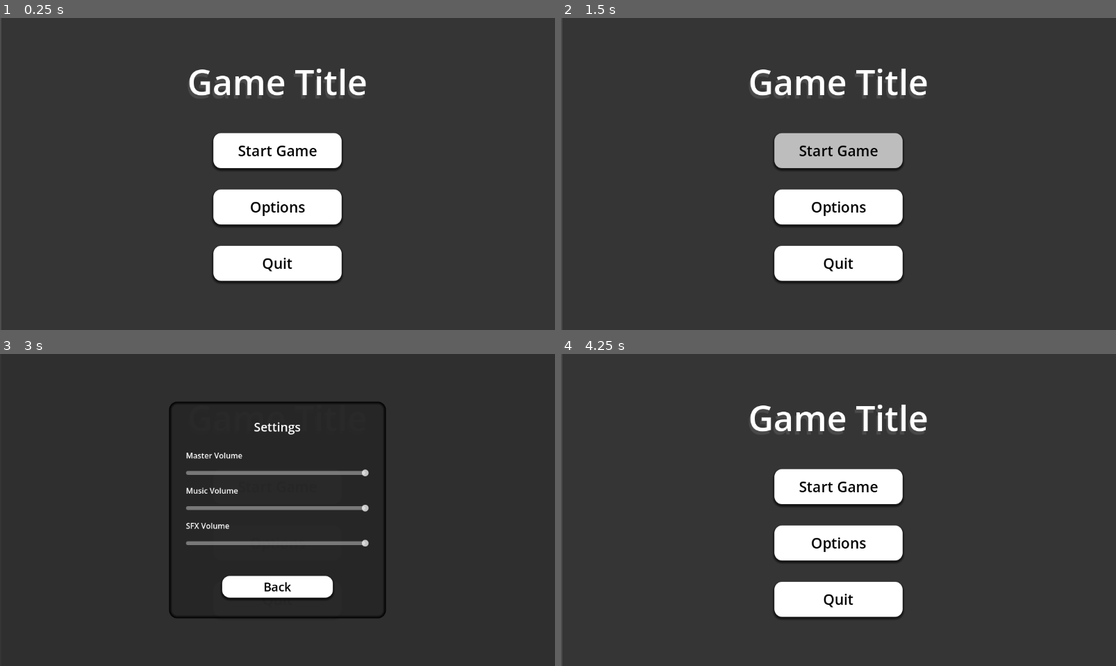
Above: before the commit, frames 1-4 (two rows, left to right).
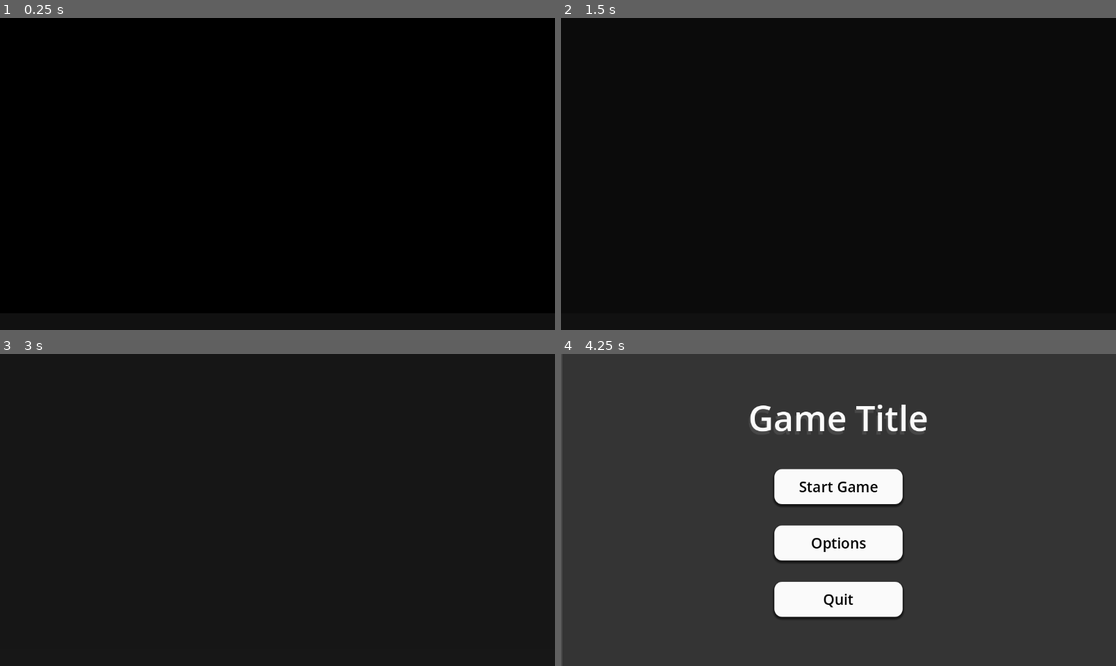
Above: after the commit, the same moments.

Repository: kylekolp/GMTKGameJam2026
Game: Godot game, scene res://src/core/MainGame.tscn
Same seed, same stepped clock (60 frames per second), same inputs: the game is played once before the commit and once after it. Video files are missing from this copy of the repository; at most half a second of black plays in their place.
Inputs (mouse positions are in pixels of both pictures, inside the frame that each line leads up to):
- Up to frame 1 (0.25 s): no input
- Up to frame 2 (1.5 s): click "Start Game" at 0.5 s; click "Start Game" at 1.25 s
- Up to frame 3 (3 s): click "Start Game" at 2 s; click "Options" at 2.75 s
- Up to frame 4 (4.25 s): click (838, 588) at 3.5 s, where only the run before the commit has a clickable "Back"

The runs differ from the first frame. In frame 1, 99% of the frame differs, in the area x 0-100%, y 0-100%; in frame 2, 99%; in frame 3, 70%; in frame 4, less than 0.1%.
Error after the commit: Parse Error: Could not find type "Particle_DamageNumber" in the current scope. (res://src/ui/Menu/Menu_Main.gd:3)

Commit message:
Added game intro
Added the game intro video and transition into the main menu

Diff:
--- a/project.godot
+++ b/project.godot
@@ -34,6 +34,7 @@
 [file_customization]
 
 folder_colors={
+"res://Assets/Debug/": "yellow",
 "res://src/debug/": "yellow"
 }
 
--- /dev/null
+++ b/src/core/Intro.gd
@@ -0,0 +1,63 @@
+extends Control
+
+@export var FarmSoftPlayer : VideoStreamPlayer
+@export var GMTKPlayer : VideoStreamPlayer
+
+@export var TransitionPanel : ColorRect
+@export var BackgroundPanel : ColorRect
+
+var transitionTime : float = .75
+var transitionTime2 : float = .6
+
+var FarmSoftColor : Color = Color("111111ff") # or 11111100 without opacity
+var GMTKColorOpac : Color = Color("17171700") # GMTK With Opacity at 0
+var GMTKColorStart : Color = Color("111111ff") # or 17171700 without opacity
+var GMTKColor : Color = Color("171717") # or 17171700 without opacity
+
+func _ready() -> void:
+	BackgroundPanel.color = FarmSoftColor
+	TransitionPanel.color = FarmSoftColor
+	TransitionPanel.color.a = 0.0
+	await get_tree().process_frame
+	PlayFarmSoftIntro()
+	##PlayGMTKIntro()
+#
+func PlayFarmSoftIntro() -> void:
+	#transitionPanel.modulate.a = 0.0 #Set Opacity to 0
+	FarmSoftPlayer.visible = true
+	FarmSoftPlayer.play()
+	#
+func _on_FarmSoft_video_stream_player_finished() -> void:
+	FadeAndTransitionToGMTK()
+
+func FadeAndTransitionToGMTK() -> void:
+	await get_tree().create_timer(.5).timeout
+	var fadeToBlackTween : Tween = create_tween()
+	fadeToBlackTween.tween_property(TransitionPanel, "color:a", 1.0, transitionTime)
+	fadeToBlackTween.finished.connect(PlayGMTKIntro) #Tween the opacity as well and queue free when its finished
+
+func PlayGMTKIntro() -> void:
+	TransitionPanel.color = GMTKColorOpac
+	FarmSoftPlayer.queue_free()
+	GMTKPlayer.visible = true
+	await get_tree().process_frame
+	GMTKPlayer.play()
+	var fadeToBlackTween : Tween = create_tween().set_ease(Tween.EASE_IN)
+	fadeToBlackTween.tween_property(BackgroundPanel, "color:v", .09, transitionTime2)
+	#
+func _on_GMTK_video_stream_player_finished() -> void:
+	FadeAndTransitionToMainMenu()
+
+func FadeAndTransitionToMainMenu() -> void:
+	var fadeToBlackTween : Tween = create_tween()
+	fadeToBlackTween.tween_property(TransitionPanel, "color:a", 1.0, transitionTime)
+	fadeToBlackTween.finished.connect(SwitchToMainMenu) #Tween the opacity as well and queue free when its finished
+
+func SwitchToMainMenu() -> void:
+	BackgroundPanel.queue_free()
+	GMTKPlayer.queue_free()
+	await get_tree().create_timer(.5).timeout
+	SignalBus.LoadMenu.emit(UIDCatalog.Menu_Main)
+	var fadeToBlackTween : Tween = create_tween()
+	fadeToBlackTween.tween_property(TransitionPanel, "color:a", 0.0, transitionTime)
+	#fadeToBlackTween.finished.connect(queue_free) #Tween the opacity as well and queue free when its finished
--- /dev/null
+++ b/src/core/Intro.tscn
@@ -0,0 +1,65 @@
+[gd_scene format=3 uid="uid://kfbhtop1n20d"]
+
+[ext_resource type="VideoStream" uid="uid://nh7qbsr16ram" path="res://Assets/Intro/FarmSoftIntro.ogv" id="1_cuvdu"]
+[ext_resource type="Script" uid="uid://cp8j68fwkbh5v" path="res://src/core/Intro.gd" id="1_lq0bs"]
+[ext_resource type="VideoStream" uid="uid://c44u5vhr3oe3x" path="res://Assets/Intro/GMTKClipped_2.ogv" id="3_lq0bs"]
+
+[node name="FarmSoftIntro" type="Control" unique_id=160518854 node_paths=PackedStringArray("FarmSoftPlayer", "GMTKPlayer", "TransitionPanel", "BackgroundPanel")]
+layout_mode = 3
+anchors_preset = 15
+anchor_right = 1.0
+anchor_bottom = 1.0
+grow_horizontal = 2
+grow_vertical = 2
+script = ExtResource("1_lq0bs")
+FarmSoftPlayer = NodePath("AspectRatioContainer/FarmSoftVideo")
+GMTKPlayer = NodePath("AspectRatioContainer/GMTKVideo")
+TransitionPanel = NodePath("TransitionRect")
+BackgroundPanel = NodePath("BackgroundPanel")
+
+[node name="BackgroundPanel" type="ColorRect" parent="." unique_id=385948610]
+layout_mode = 1
+anchors_preset = 15
+anchor_right = 1.0
+anchor_bottom = 1.0
+grow_horizontal = 2
+grow_vertical = 2
+color = Color(0.06666667, 0.06666667, 0.06666667, 1)
+
+[node name="AspectRatioContainer" type="AspectRatioContainer" parent="." unique_id=1030356743]
+z_index = 1
+layout_mode = 1
+anchors_preset = 15
+anchor_right = 1.0
+anchor_bottom = 1.0
+offset_top = -17.339722
+offset_bottom = -17.339722
+grow_horizontal = 2
+grow_vertical = 2
+ratio = 1.8783
+
+[node name="FarmSoftVideo" type="VideoStreamPlayer" parent="AspectRatioContainer" unique_id=1414251219]
+visible = false
+z_index = 1
+layout_mode = 2
+stream = ExtResource("1_cuvdu")
+expand = true
+
+[node name="GMTKVideo" type="VideoStreamPlayer" parent="AspectRatioContainer" unique_id=765627655]
+visible = false
+layout_mode = 2
+stream = ExtResource("3_lq0bs")
+expand = true
+
+[node name="TransitionRect" type="ColorRect" parent="." unique_id=307470493]
+top_level = true
+z_index = 2
+layout_mode = 0
+anchor_right = 1.0
+anchor_bottom = 1.0
+grow_horizontal = 2
+grow_vertical = 2
+color = Color(0.06666667, 0.06666667, 0.06666667, 1)
+
+[connection signal="finished" from="AspectRatioContainer/FarmSoftVideo" to="." method="_on_FarmSoft_video_stream_player_finished"]
+[connection signal="finished" from="AspectRatioContainer/GMTKVideo" to="." method="_on_GMTK_video_stream_player_finished"]
--- a/src/core/MainGame.gd
+++ b/src/core/MainGame.gd
@@ -25,9 +25,14 @@
 	SignalBus.Pause.connect(PauseGame)
 	SignalBus.UnPause.connect(UnPauseGame)
 
-	# LoadSystem(UIDCatalog.System_PauseAction)
-
+	#LoadSystem(UIDCatalog.System_PauseAction)
+
+	RunIntro()
+
+#Runs the intro video and transitions into the main menu
+func RunIntro() -> void:
 	LoadMenu(UIDCatalog.Menu_Main)
+	LoadMenu(UIDCatalog.Menu_Intro)
 
 func InitializePlayer() -> void:
 	var playerUID : String = UIDCatalog.Entity_Player
--- a/src/core/UIDCatalog.gd
+++ b/src/core/UIDCatalog.gd
@@ -11,6 +11,8 @@
 const Menu_Options : String = "uid://cclbjekru4nbm"
 const Menu_Quit : String = "uid://tl3m7s666fu6"
 const Menu_Pause : String = "uid://c2b2lxq0i2ysi"
+
+const Menu_Intro : String = "uid://kfbhtop1n20d"
 
 #Levels
 
--- a/src/ui/Menu/Menu_Main.gd
+++ b/src/ui/Menu/Menu_Main.gd
@@ -1,4 +1,6 @@
 extends BaseMenu
+
+@export var numberSpawner : Particle_DamageNumber
 
 func _on_start_game_button_pressed() -> void:
 	#To Do: Create Start Level
Not shown, added: Assets/Intro/FarmSoftIntro.ogv.uid
Not shown, added: Assets/Intro/GMTKClipped_2.ogv.uid
Not shown, added: src/core/Intro.gd.uid
Not shown, added: Assets/Intro/FarmSoftIntro.mp4
Not shown, added: Assets/Intro/FarmSoftIntro.ogv
Not shown, added: Assets/Intro/GMTKClipped.mp4
Not shown, added: Assets/Intro/GMTKClipped_2.ogv
Not shown, added: Assets/Intro/GMTK_Full.mp4
